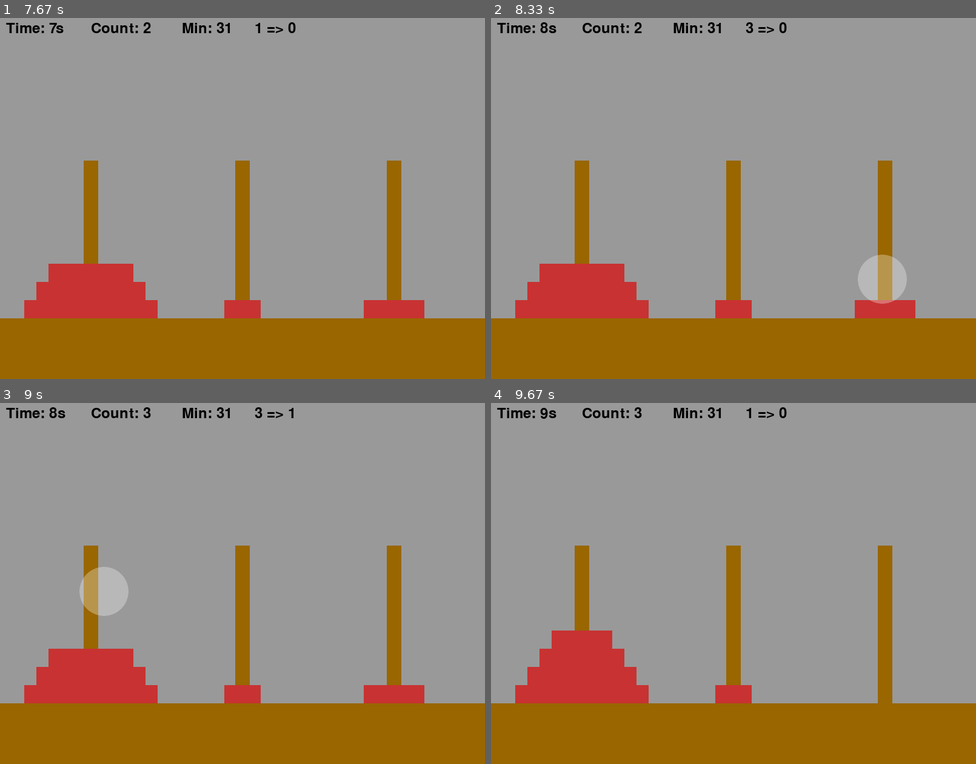
Above: before the commit, frames 1-4 (two rows, left to right).
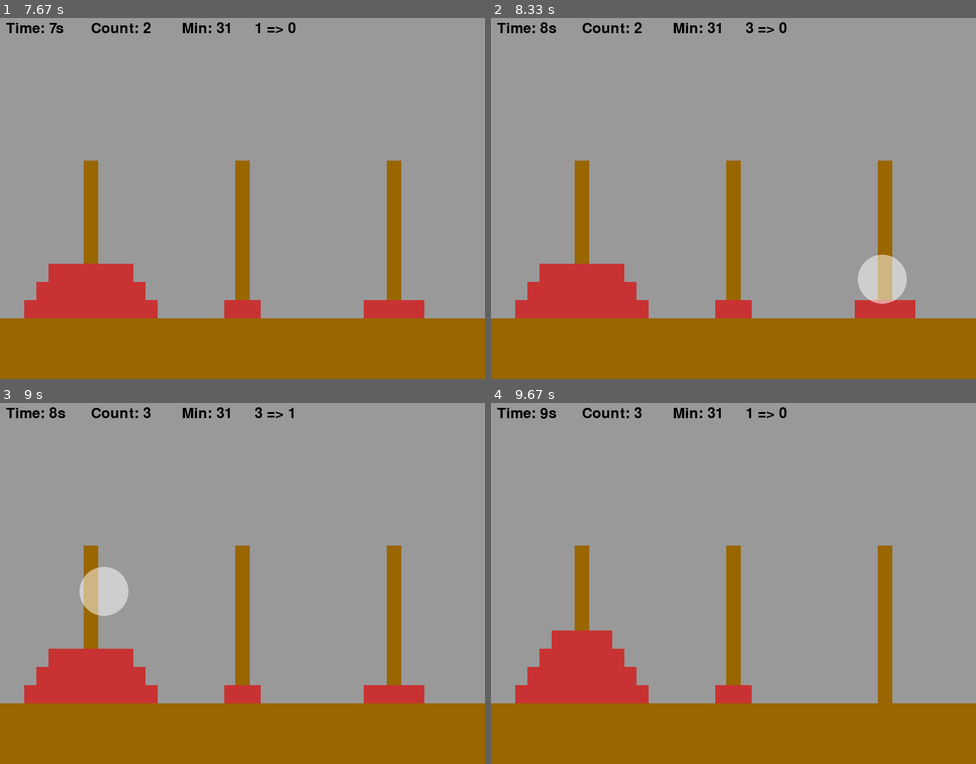
Above: after the commit, the same moments.

Repository: dhrjsfud0522/pygame
Game: pygame game, started from Tower_of_Hanoi.py
Same seed, same stepped clock (60 frames per second), same inputs: the game is played once before the commit and once after it.
Inputs (mouse positions are in pixels of both pictures, inside the frame that each line leads up to):
- Up to frame 1 (7.67 s): click "Time: 0s" at 0.38 s; click (310, 223) at 0.72 s; click (116, 310) at 1.05 s; click (368, 64) at 1.38 s; click (97, 176) at 1.72 s
- Up to frame 2 (8.33 s): click (840, 220) at 7.95 s; click (883, 277) at 8.28 s
- Up to frame 3 (9 s): click (101, 590) at 8.95 s
- Up to frame 4 (9.67 s): click (602, 467) at 9.28 s; click (893, 543) at 9.65 s

Frame 1 is identical in both runs. In frame 2, 0.4% of the frame differs, in the area x 78-84%, y 65-80%; in frame 3, 0.3%; in frame 4, nothing differs.

Commit message:
이펙트 완전 추가 개수 조절 추가 원판 색 바꾸기

Diff:
--- a/Tower_of_Hanoi.py
+++ b/Tower_of_Hanoi.py
@@ -86,6 +86,8 @@
     screen.blit(surface, (330 ,330))
     surface = font.render("Count: " + str(count), True, (0, 0, 0))
     screen.blit(surface, (330 ,370))
+    surface = font.render("Min: " + "31", True, (0, 0, 0))
+    screen.blit(surface, (330 ,410))
 
 def main():
     pygame.init()
@@ -103,6 +105,7 @@
     global end
     running = True
     time_m = 0
+    effect = 0
     while running:
         if end == 0:
             screen.fill(BACKGROUND)
@@ -122,6 +125,9 @@
                     effect_image.get_rect()
                     size = effect_image.get_width() // 2
                     screen.blit(effect_image, (pygame.mouse.get_pos()[0] - size, pygame.mouse.get_pos()[1] - size))
+                    effect = 1
+
+
 
                     if mouse_x <= 270:
                         s1, s2, s3 = change_ring(s1, s2, s3, 1, 2, 3)
@@ -138,6 +144,12 @@
                         change = 0
                         count = 0
                         time_m += time
+
+            if effect == 1:
+                effect_image.get_rect()
+                size = effect_image.get_width() // 2
+                screen.blit(effect_image, (pygame.mouse.get_pos()[0] - size, pygame.mouse.get_pos()[1] - size))
+                effect = 0
 
             if s3 == [1, 2, 3, 4, 5]:
                 end = 1
